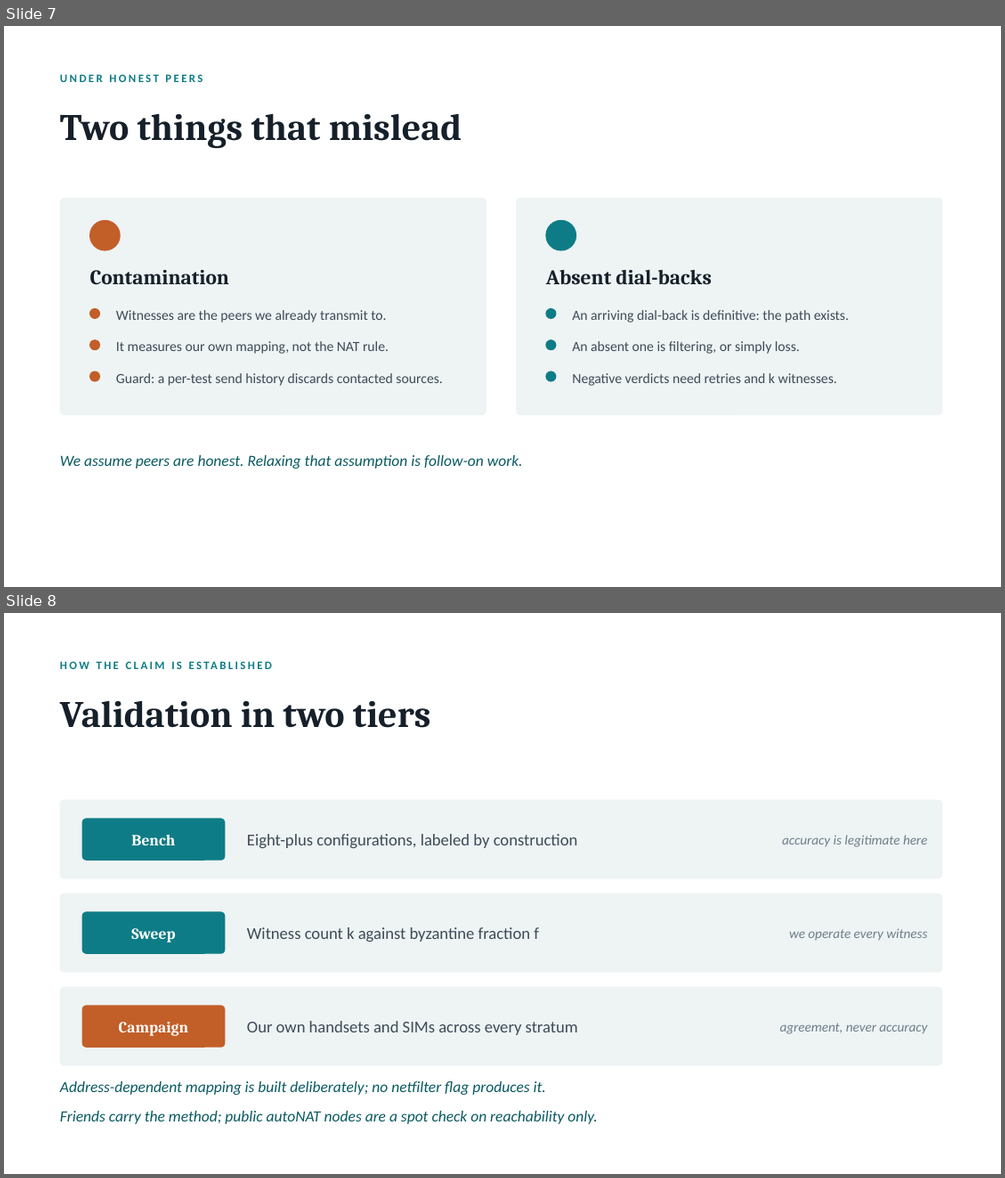
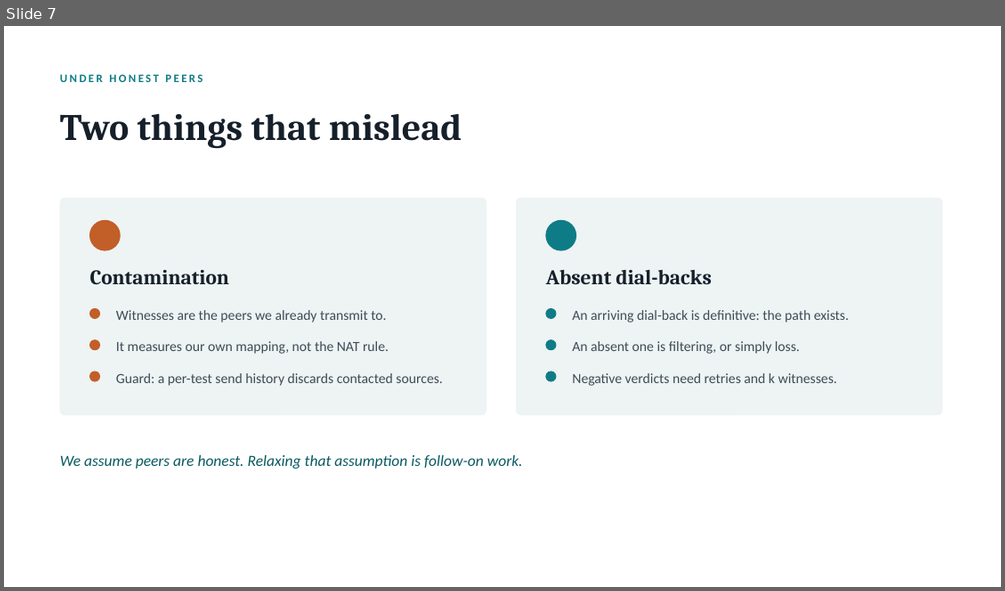
Before and after one commit to danbachar/grassroots-networking, a slide deck: docs/student-projects/grassroots-nat-project.pptx. Shown one above the other, each under a label of ours: slides 7 and 8 before the commit, slide 7 after it. The pictures are 1005x1178 and 1005x591 pixels, drawn with LibreOffice and Linux fonts; fonts in the diff are those of the drawing. Boxes give left, top, right and bottom in pixels: in the first picture for what was removed or moved away, otherwise in the second. Text is boxed around its words. In the diff, an @@ line names an element or a change of style, - is before the commit and + after.

```diff
--- a/docs/student-projects/grassroots-nat-project.pptx
+++ b/docs/student-projects/grassroots-nat-project.pptx
@@ slide 8 removed at [4, 613, 1001, 1174], background #FFFFFF @@
@@ text removed at [60, 654, 942, 676] @@
-HOW THE CLAIM IS ESTABLISHED
@@ text removed at [60, 700, 431, 728] @@
-Validation in two tiers
@@ rounded rectangle removed at [60, 800, 942, 878] @@
@@ rounded rectangle removed at [82, 819, 225, 860] @@
@@ text removed at [131, 835, 175, 845] @@
-Bench
@@ text removed at [247, 834, 578, 848] @@
-Eight-plus configurations, labeled by construction
@@ text removed at [782, 835, 927, 847] @@
-accuracy is legitimate here
@@ rounded rectangle removed at [60, 893, 942, 972] @@
@@ rounded rectangle removed at [82, 912, 225, 953] @@
@@ text removed at [131, 928, 175, 942] @@
-Sweep
@@ text removed at [247, 927, 539, 941] @@
-Witness count k against byzantine fraction f
@@ text removed at [789, 928, 927, 941] @@
-we operate every witness
@@ rounded rectangle removed at [60, 987, 942, 1065] @@
@@ rounded rectangle removed at [82, 1005, 225, 1046] @@
@@ text removed at [119, 1022, 188, 1036] @@
-Campaign
@@ text removed at [247, 1021, 578, 1035] @@
-Our own handsets and SIMs across every stratum
@@ text removed at [780, 1022, 927, 1034] @@
-agreement, never accuracy
@@ text removed at [60, 1081, 546, 1094] @@
-Address-dependent mapping is built deliberately; no netfilter flag produces it.
@@ text removed at [60, 1111, 597, 1124] @@
-Friends carry the method; public autoNAT nodes are a spot check on reachability only.
```
Also in this commit, not shown: 2 slides changed, 1 slide added, 1 other slide removed, 1 other file.
